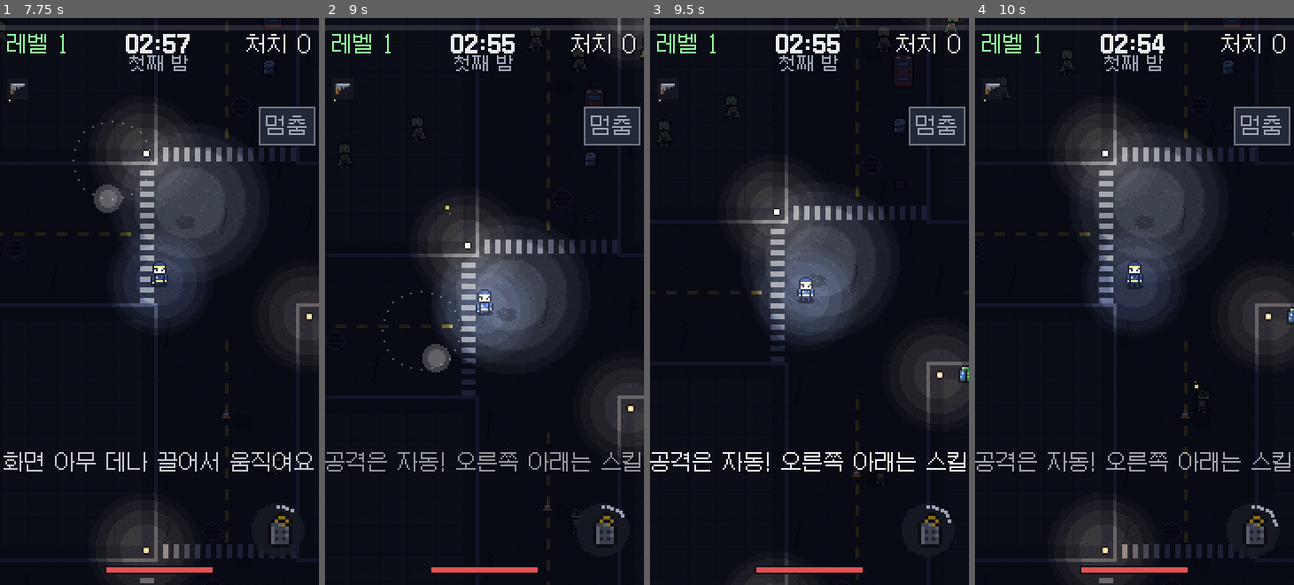
Above: before the commit, frames 1-4 (left to right).
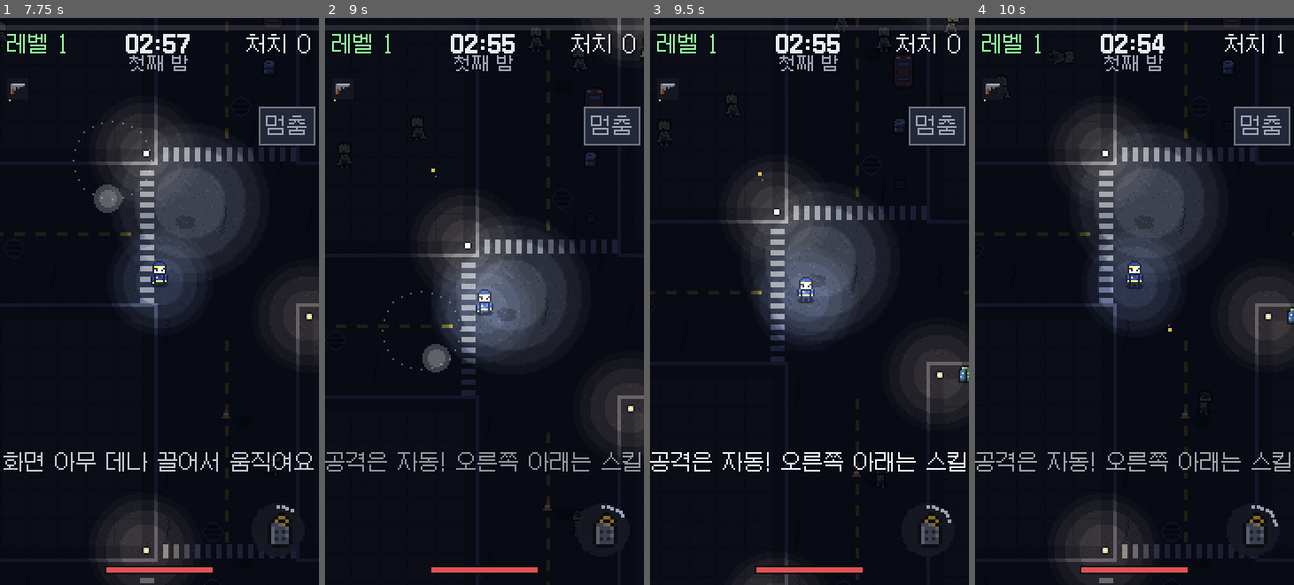
Above: after the commit, the same moments.

Repository: web-interface/zombie-city
Game: Godot game, scene res://scenes/run.tscn
The game is run twice, just before and just after one commit, with the same random seed, the same clock (stepped at 60 frames per second) and the same inputs. This scene is started directly instead of the project's main scene.
Inputs (mouse positions are in pixels of both pictures, inside the frame that each line leads up to):
- Up to frame 1 (7.75 s): click "멈춤" at 0.5 s; click "계속하기" at 1.25 s; tap Enter at 2 s; drag from (277, 528) to (191, 176) at 2.02 s; drag from (95, 329) to (143, 414) at 2.77 s; move the mouse to (191, 176) at 3.52 s; hold Right (ui_right) 3.53-4.25 s; hold Enter 3.53-4.25 s; drag from (143, 414) to (63, 216) at 4.27 s; move the mouse to (255, 386) at 5.02 s; hold Left (ui_left) 5.03-5.75 s; hold Enter 5.03-5.75 s; tap Space at 5.27 s; drag from (63, 216) to (111, 159) at 5.77 s; move the mouse to (175, 301) at 6.52 s; hold Down (ui_down) 6.53-7.25 s; hold Enter 6.53-7.25 s; click (175, 301) at 6.67 s; drag from (111, 159) to (95, 329) at 7.27 s
- Up to frame 2 (9 s): move the mouse to (554, 273) at 8.02 s; hold Up (ui_up) 8.03-8.75 s; hold Enter 8.03-8.75 s; tap Space at 8.27 s; drag from (420, 329) to (468, 414) at 8.77 s
- Up to frame 3 (9.5 s): no input
- Up to frame 4 (10 s): move the mouse to (1166, 176) at 9.52 s; hold Down (ui_down) from 9.53 s (still down); hold Enter from 9.53 s (still down)

Frame 1 is identical in both runs. In frame 2, less than 0.1% of the frame differs, in the area x 33-81%, y 26-92%; in frame 3, less than 0.1%; in frame 4, 0.3%, in the area x 26-98%, y 2-70%.

Commit message:
생존자 세기 맞추기 2~8차 + 문서 16 반영(권총 진화·도끼 한 방·사냥꾼 사냥개)
- 시작 무기 1단계 한 마리 초당 피해 15~20(권총·네일건·석궁 20, 스테이플러 19.6), 근접 도끼 9.2·배트 7.3
- 권총 진화 발 9→6·관통 6→4, 도끼 1단계 한 방 +40%, 사냥꾼 처음부터 사냥개(extra_start_weapons)
- 약한 쪽 올림: 권총·네일건·스테이플러 2단계부터, 석궁 빠르게·꿰뚫기·치명타, 사냥개·던지는 칼·곰 덫, 경찰 전용 무기
- 직장인 고르기 화면 글 줄임, balance_log 에 봇 표(±15%p 는 아직 못 맞춤)

Co-Authored-By: Claude Opus 5.5 <noreply@anthropic.com>

Diff:
--- a/data/skills.json
+++ b/data/skills.json
@@ -134,7 +134,7 @@
   "trap_net": {
     "name": "그물",
     "icon": "icon_trap_net",
-    "cooldown_seconds": 16,
+    "cooldown_seconds": 13,
     "effects": [
       { "type": "radial_stun", "radius": 70, "seconds": 2.5, "damage": 10 }
     ]
--- a/data/survivors.json
+++ b/data/survivors.json
@@ -1,7 +1,7 @@
 {
   "_설명": {
     "파일": "data/survivors.json",
-    "하는 일": "생존자(플레이어 캐릭터)마다 직업 이름(role — 사람 이름은 쓰지 않음)·체력·속 …(61 unchanged characters)…  전용 무기 4개(시작 무기 포함), gear_pool = 전용 장비, hidden_skill = 아주 가끔 나오는 금색 카드의 스킬. 처음부터 …(133 unchanged characters)…
+    "하는 일": "생존자(플레이어 캐릭터)마다 직업 이름(role — 사람 이름은 쓰지 않음)·체력·속 …(61 unchanged characters)…  전용 무기 4개(시작 무기 포함), gear_pool = 전용 장비, extra_start_weapons = 시작 무기 말고 처음부터 주는 무기(사냥꾼 사냥개 — 문서 16), hidden_skill = 아주 가끔 나오는 금색 카드의 스킬. 처음부터 …(133 unchanged characters)…
     "쓰는 곳": "scripts/world/survivor.gd 가 능력치를, scripts/ui/survivor_select.gd 가 고르기 카드를, scripts/systems/card_deck.gd 가 카드 풀·히든 스킬을 이 표로 만든다.",
     "근거 문서": "03 §1 생존자, 04 §2 생존자 모습, 15 부록 B 생존자 10명, 14 §2-1·§2-2·§2-5"
   },
@@ -103,7 +103,7 @@
   },
   "office_worker": {
     "role": "직장인",
-    "intro": "막차 놓치고 회사에 갇힌 7년 차 대리",
+    "intro": "막차 놓친 7년 차 대리",
     "difficulty_stars": 2,
     "max_health": 75,
     "move_speed": 55,
@@ -120,7 +120,7 @@
     "skill": "caffeine_rush",
     "hidden_skill": "hidden_clock_out",
     "outfit": "office_worker",
-    "trait_text": "야근 수당: 이 밤 30초마다 피해 +6% (최대 +36%)",
+    "trait_text": "야근 수당 30초마다 피해 +6% (최대 +36%)",
     "trait": {
       "add": {
         "overtime_bonus_per_step": 0.06,
@@ -181,6 +181,9 @@
     "max_health": 70,
     "move_speed": 60,
     "start_weapon": "crossbow",
+    "extra_start_weapons": [
+      "hunting_dog"
+    ],
     "weapon_pool": [
       "crossbow",
       "bear_trap",
--- a/data/weapons.json
+++ b/data/weapons.json
@@ -60,43 +60,43 @@
       {
         "damage": 12,
         "interval_seconds": 0.6,
-        "range": 110,
+        "range": 120,
         "projectile_count": 1,
         "projectile_speed": 200,
         "pierce": 3,
         "spread_degrees": 8
       },
       {
-        "damage": 12,
+        "damage": 14,
         "interval_seconds": 0.6,
-        "range": 110,
+        "range": 120,
         "projectile_count": 2,
         "projectile_speed": 200,
         "pierce": 3,
         "spread_degrees": 8
       },
       {
-        "damage": 14,
+        "damage": 16,
         "interval_seconds": 0.55,
-        "range": 115,
+        "range": 125,
         "projectile_count": 2,
         "projectile_speed": 210,
         "pierce": 4,
         "spread_degrees": 8
       },
       {
-        "damage": 14,
+        "damage": 18,
         "interval_seconds": 0.55,
-        "range": 115,
+        "range": 125,
         "projectile_count": 3,
         "projectile_speed": 210,
         "pierce": 4,
         "spread_degrees": 10
       },
       {
-        "damage": 17,
+        "damage": 21,
         "interval_seconds": 0.5,
-        "range": 120,
+        "range": 130,
         "projectile_count": 3,
         "projectile_speed": 220,
         "pierce": 5,
@@ -108,14 +108,14 @@
       "gear": "radio",
       "name": "지원 사격 권총",
       "icon": "icon_pistol_evolved",
-      "description": "탄 3배·꿰뚫기·금빛 탄환",
+      "description": "탄 2배·꿰뚫기·금빛 탄환",
       "numbers": {
         "damage": 20,
         "interval_seconds": 0.45,
         "range": 130,
-        "projectile_count": 9,
+        "projectile_count": 6,
         "projectile_speed": 260,
-        "pierce": 6,
+        "pierce": 4,
         "spread_degrees": 34
       }
     }
@@ -129,36 +129,36 @@
     "description": "가까운 좀비 쪽을 넓게 휘두른다",
     "levels": [
       {
-        "damage": 13.5,
-        "interval_seconds": 1.43,
+        "damage": 14.7,
+        "interval_seconds": 1.6,
         "radius": 22,
         "knockback": 6,
         "both_sides": false
       },
       {
         "damage": 15.5,
-        "interval_seconds": 1.43,
+        "interval_seconds": 1.55,
         "radius": 24,
         "knockback": 7,
         "both_sides": false
       },
       {
-        "damage": 17.5,
-        "interval_seconds": 1.37,
+        "damage": 16.5,
+        "interval_seconds": 1.5,
         "radius": 24,
         "knockback": 8,
         "both_sides": false
       },
       {
-        "damage": 18.5,
-        "interval_seconds": 1.3,
+        "damage": 17,
+        "interval_seconds": 1.42,
         "radius": 27,
         "knockback": 9,
         "both_sides": false
       },
       {
-        "damage": 21,
-        "interval_seconds": 1.23,
+        "damage": 19,
+        "interval_seconds": 1.35,
         "radius": 27,
         "knockback": 10,
         "both_sides": true
@@ -196,43 +196,43 @@
         "range": 100,
         "projectile_count": 1,
         "projectile_speed": 230,
-        "pierce": 2,
+        "pierce": 3,
         "spread_degrees": 0
       },
       {
-        "damage": 8.5,
+        "damage": 9.5,
         "interval_seconds": 0.33,
         "range": 100,
         "projectile_count": 1,
         "projectile_speed": 230,
-        "pierce": 3,
+        "pierce": 4,
         "spread_degrees": 0
       },
       {
-        "damage": 9.5,
+        "damage": 11,
         "interval_seconds": 0.3,
         "range": 105,
         "projectile_count": 1,
         "projectile_speed": 240,
-        "pierce": 3,
+        "pierce": 4,
         "spread_degrees": 0
       },
       {
-        "damage": 9.5,
+        "damage": 11,
         "interval_seconds": 0.3,
         "range": 105,
         "projectile_count": 2,
         "projectile_speed": 240,
-        "pierce": 4,
+        "pierce": 5,
         "spread_degrees": 6
       },
       {
-        "damage": 11,
+        "damage": 12.5,
         "interval_seconds": 0.26,
         "range": 110,
         "projectile_count": 2,
         "projectile_speed": 250,
-        "pierce": 4,
+        "pierce": 5,
         "spread_degrees": 6
       }
     ],
@@ -409,7 +409,7 @@
     "description": "번개가 좀비 사이를 튀며 감전·기절",
     "levels": [
       {
-        "damage": 9,
+        "damage": 10.8,
         "interval_seconds": 1.3,
         "range": 90,
         "chain_count": 3,
@@ -417,7 +417,7 @@
         "stun_seconds": 0.3
       },
       {
-        "damage": 10,
+        "damage": 12.0,
         "interval_seconds": 1.25,
         "range": 95,
         "chain_count": 4,
@@ -425,7 +425,7 @@
         "stun_seconds": 0.3
       },
       {
-        "damage": 12,
+        "damage": 14.4,
         "interval_seconds": 1.2,
         "range": 100,
         "chain_count": 5,
@@ -433,7 +433,7 @@
         "stun_seconds": 0.4
       },
       {
-        "damage": 13,
+        "damage": 15.6,
         "interval_seconds": 1.1,
         "range": 105,
         "chain_count": 6,
@@ -441,7 +441,7 @@
         "stun_seconds": 0.4
       },
       {
-        "damage": 15,
+        "damage": 18.0,
         "interval_seconds": 1.0,
         "range": 110,
         "chain_count": 7,
@@ -483,7 +483,7 @@
         "throw_count": 1,
         "radius": 18,
         "zone_seconds": 3,
-        "damage_per_second": 6,
+        "damage_per_second": 7.2,
         "impact_damage": 0,
         "slow_ratio": 0.55,
         "stun_seconds": 0
@@ -494,7 +494,7 @@
         "throw_count": 1,
         "radius": 20,
         "zone_seconds": 3.5,
-        "damage_per_second": 7,
+        "damage_per_second": 8.4,
         "impact_damage": 0,
         "slow_ratio": 0.5,
         "stun_seconds": 0
@@ -505,7 +505,7 @@
         "throw_count": 2,
         "radius": 22,
         "zone_seconds": 3.5,
-        "damage_per_second": 8,
+        "damage_per_second": 9.6,
         "impact_damage": 0,
         "slow_ratio": 0.5,
         "stun_seconds": 0
@@ -516,7 +516,7 @@
         "throw_count": 2,
         "radius": 24,
         "zone_seconds": 4,
-        "damage_per_second": 9,
+        "damage_per_second": 10.8,
         "impact_damage": 0,
         "slow_ratio": 0.45,
         "stun_seconds": 0
@@ -527,7 +527,7 @@
         "throw_count": 2,
         "radius": 26,
         "zone_seconds": 4.5,
-        "damage_per_second": 11,
+        "damage_per_second": 13.2,
         "impact_damage": 0,
         "slow_ratio": 0.4,
         "stun_seconds": 0
@@ -564,35 +564,35 @@
       {
         "interval_seconds": 2.2,
         "radius": 40,
-        "damage": 8,
+        "damage": 9.6,
         "knockback": 14,
         "stun_seconds": 0.4
       },
       {
         "interval_seconds": 2.1,
         "radius": 44,
-        "damage": 9,
+        "damage": 10.8,
         "knockback": 15,
         "stun_seconds": 0.4
       },
       {
         "interval_seconds": 2.0,
         "radius": 48,
-        "damage": 11,
+        "damage": 13.2,
         "knockback": 16,
         "stun_seconds": 0.5
       },
       {
         "interval_seconds": 1.9,
         "radius": 52,
-        "damage": 12,
+        "damage": 14.4,
         "knockback": 18,
         "stun_seconds": 0.5
       },
       {
         "interval_seconds": 1.7,
         "radius": 56,
-        "damage": 14,
+        "damage": 16.8,
         "knockback": 20,
         "stun_seconds": 0.6
       }
@@ -855,7 +855,7 @@
     "description": "맞으면 다음 좀비로 튕긴다",
     "levels": [
       {
-        "damage": 14,
+        "damage": 15.1,
         "interval_seconds": 1.1,
         "range": 100,
         "projectile_count": 1,
@@ -867,7 +867,7 @@
         "bounce_range": 50
       },
       {
-        "damage": 16,
+        "damage": 17.3,
         "interval_seconds": 1.05,
         "range": 100,
         "projectile_count": 1,
@@ -879,7 +879,7 @@
         "bounce_range": 50
       },
       {
-        "damage": 18,
+        "damage": 19.4,
         "interval_seconds": 1.0,
         "range": 100,
         "projectile_count": 1,
@@ -891,7 +891,7 @@
         "bounce_range": 50
       },
       {
-        "damage": 20,
+        "damage": 21.6,
         "interval_seconds": 0.95,
         "range": 100,
         "projectile_count": 2,
@@ -903,7 +903,7 @@
         "bounce_range": 50
       },
       {
-        "damage": 23,
+        "damage": 24.8,
         "interval_seconds": 0.9,
         "range": 100,
         "projectile_count": 2,
@@ -1042,7 +1042,7 @@
         "radius": 16,
         "zone_seconds": 0,
         "damage_per_second": 0,
-        "impact_damage": 16,
+        "impact_damage": 17.3,
         "slow_ratio": 1.0,
         "stun_seconds": 0,
         "drone_count": 1
@@ -1054,7 +1054,7 @@
         "radius": 17,
         "zone_seconds": 0,
         "damage_per_second": 0,
-        "impact_damage": 18,
+        "impact_damage": 19.4,
         "slow_ratio": 1.0,
         "stun_seconds": 0,
         "drone_count": 1
@@ -1066,7 +1066,7 @@
         "radius": 18,
         "zone_seconds": 0,
         "damage_per_second": 0,
-        "impact_damage": 21,
+        "impact_damage": 22.7,
         "slow_ratio": 1.0,
         "stun_seconds": 0,
         "drone_count": 1
@@ -1078,7 +1078,7 @@
         "radius": 20,
         "zone_seconds": 0,
         "damage_per_second": 0,
-        "impact_damage": 24,
+        "impact_damage": 25.9,
         "slow_ratio": 1.0,
         "stun_seconds": 0,
         "drone_count": 1
@@ -1090,7 +1090,7 @@
         "radius": 22,
         "zone_seconds": 0,
         "damage_per_second": 0,
-        "impact_damage": 28,
+        "impact_damage": 30.2,
         "slow_ratio": 1.0,
         "stun_seconds": 0,
         "drone_count": 1
@@ -1134,7 +1134,7 @@
         "spread_degrees": 4
       },
       {
-        "damage": 6,
+        "damage": 6.5,
         "interval_seconds": 0.26,
         "range": 95,
         "projectile_count": 1,
@@ -1143,7 +1143,7 @@
         "spread_degrees": 4
       },
       {
-        "damage": 6.5,
+        "damage": 7,
         "interval_seconds": 0.25,
         "range": 100,
         "projectile_count": 2,
@@ -1152,7 +1152,7 @@
         "spread_degrees": 8
       },
       {
-        "damage": 7,
+        "damage": 7.5,
         "interval_seconds": 0.23,
         "range": 100,
         "projectile_count": 2,
@@ -1161,7 +1161,7 @@
         "spread_degrees": 8
       },
       {
-        "damage": 8,
+        "damage": 8.5,
         "interval_seconds": 0.2,
         "range": 105,
         "projectile_count": 3,
@@ -1492,42 +1492,42 @@
     "description": "넓게 휘둘러 멀리 날려 버린다",
     "levels": [
       {
-        "damage": 10.5,
+        "damage": 9.5,
         "interval_seconds": 1.3,
         "radius": 22,
+        "knockback": 16,
+        "both_sides": false,
+        "stun_seconds": 0
+      },
+      {
+        "damage": 11,
+        "interval_seconds": 1.25,
+        "radius": 23,
+        "knockback": 19,
+        "both_sides": false,
+        "stun_seconds": 0
+      },
+      {
+        "damage": 13,
+        "interval_seconds": 1.2,
+        "radius": 24,
         "knockback": 22,
         "both_sides": false,
         "stun_seconds": 0
       },
       {
-        "damage": 12.0,
-        "interval_seconds": 1.25,
-        "radius": 23,
+        "damage": 14.5,
+        "interval_seconds": 1.12,
+        "radius": 26,
         "knockback": 25,
         "both_sides": false,
         "stun_seconds": 0
       },
       {
-        "damage": 14.0,
-        "interval_seconds": 1.2,
-        "radius": 24,
-        "knockback": 28,
-        "both_sides": false,
-        "stun_seconds": 0
-      },
-      {
-        "damage": 15.5,
-        "interval_seconds": 1.12,
-        "radius": 26,
-        "knockback": 31,
-        "both_sides": false,
-        "stun_seconds": 0
-      },
-      {
-        "damage": 18.5,
+        "damage": 17.5,
         "interval_seconds": 1.05,
         "radius": 28,
-        "knockback": 34,
+        "knockback": 28,
         "both_sides": true,
         "stun_seconds": 0
       }
@@ -1810,54 +1810,59 @@
     "description": "느리지만 일직선으로 여러 마리를 꿰뚫는다",
     "levels": [
       {
-        "damage": 18,
+        "damage": 19,
         "interval_seconds": 0.95,
         "range": 150,
         "projectile_count": 1,
-        "projectile_speed": 260,
-        "pierce": 6,
+        "projectile_speed": 320,
+        "pierce": 8,
         "spread_degrees": 6,
-        "knockback": 4
-      },
-      {
-        "damage": 21,
+        "knockback": 4,
+        "extra_crit_chance": 0.15
+      },
+      {
+        "damage": 23,
         "interval_seconds": 0.92,
         "range": 155,
         "projectile_count": 1,
-        "projectile_speed": 270,
-        "pierce": 7,
+        "projectile_speed": 330,
+        "pierce": 9,
         "spread_degrees": 6,
-        "knockback": 4
-      },
-      {
-        "damage": 24,
+        "knockback": 4,
+        "extra_crit_chance": 0.15
+      },
+      {
+        "damage": 27,
         "interval_seconds": 0.86,
         "range": 160,
         "projectile_count": 1,
-        "projectile_speed": 280,
-        "pierce": 8,
+        "projectile_speed": 340,
+        "pierce": 10,
         "spread_degrees": 6,
-        "knockback": 4
-      },
-      {
-        "damage": 27,
+        "knockback": 4,
+        "extra_crit_chance": 0.15
+      },
+      {
+        "damage": 31,
         "interval_seconds": 0.82,
         "range": 165,
         "projectile_count": 2,
-        "projectile_speed": 290,
-        "pierce": 9,
+        "projectile_speed": 350,
+        "pierce": 11,
         "spread_degrees": 6,
-        "knockback": 4
-      },
-      {
-        "damage": 30,
+        "knockback": 4,
+        "extra_crit_chance": 0.15
+      },
+      {
+        "damage": 35,
         "interval_seconds": 0.76,
         "range": 170,
         "projectile_count": 2,
-        "projectile_speed": 300,
-        "pierce": 10,
+        "projectile_speed": 360,
+        "pierce": 12,
         "spread_degrees": 6,
-        "knockback": 4
+        "knockback": 4,
+        "extra_crit_chance": 0.15
       }
     ],
     "evolution": {
@@ -1896,7 +1901,7 @@
         "radius": 7,
         "zone_seconds": 10,
         "damage_per_second": 0,
-        "impact_damage": 40,
+        "impact_damage": 48.0,
         "slow_ratio": 1.0,
         "stun_seconds": 1.5,
         "trap_blast_radius": 0
@@ -1908,7 +1913,7 @@
         "radius": 7,
         "zone_seconds": 10,
         "damage_per_second": 0,
-        "impact_damage": 46,
+        "impact_damage": 55.2,
         "slow_ratio": 1.0,
         "stun_seconds": 1.7,
         "trap_blast_radius": 0
@@ -1920,7 +1925,7 @@
         "radius": 8,
         "zone_seconds": 10,
         "damage_per_second": 0,
-        "impact_damage": 52,
+        "impact_damage": 62.4,
         "slow_ratio": 1.0,
         "stun_seconds": 2.0,
         "trap_blast_radius": 0
@@ -1932,7 +1937,7 @@
         "radius": 8,
         "zone_seconds": 10,
         "damage_per_second": 0,
-        "impact_damage": 60,
+        "impact_damage": 72.0,
         "slow_ratio": 1.0,
         "stun_seconds": 2.2,
         "trap_blast_radius": 0
@@ -1944,7 +1949,7 @@
         "radius": 9,
         "zone_seconds": 10,
         "damage_per_second": 0,
-        "impact_damage": 70,
+        "impact_damage": 84.0,
         "slow_ratio": 1.0,
         "stun_seconds": 2.5,
         "trap_blast_radius": 0
@@ -1981,40 +1986,40 @@
     "description": "곁을 돌며 무는 개",
     "levels": [
       {
-        "damage": 9,
-        "drone_count": 1,
+        "damage": 12,
+        "drone_count": 2,
         "radius": 20,
         "hit_interval_seconds": 0.5,
         "spin_speed": 2.6,
         "knockback": 3
       },
       {
-        "damage": 10,
-        "drone_count": 1,
+        "damage": 14,
+        "drone_count": 2,
         "radius": 22,
         "hit_interval_seconds": 0.45,
         "spin_speed": 2.7,
         "knockback": 3
       },
       {
-        "damage": 12,
-        "drone_count": 2,
+        "damage": 16,
+        "drone_count": 3,
         "radius": 23,
         "hit_interval_seconds": 0.45,
         "spin_speed": 2.8,
         "knockback": 3
       },
       {
-        "damage": 14,
-        "drone_count": 2,
+        "damage": 18,
+        "drone_count": 3,
         "radius": 24,
         "hit_interval_seconds": 0.4,
         "spin_speed": 2.9,
         "knockback": 3
       },
       {
-        "damage": 16,
-        "drone_count": 3,
+        "damage": 21,
+        "drone_count": 4,
         "radius": 26,
         "hit_interval_seconds": 0.35,
         "spin_speed": 3.0,
@@ -2048,7 +2053,7 @@
     "description": "칼 여러 자루를 부채꼴로",
     "levels": [
       {
-        "damage": 9,
+        "damage": 11.2,
         "interval_seconds": 0.9,
         "range": 90,
         "projectile_count": 3,
@@ -2058,7 +2063,7 @@
         "knockback": 2
       },
       {
-        "damage": 10,
+        "damage": 12.5,
         "interval_seconds": 0.85,
         "range": 92,
         "projectile_count": 4,
@@ -2068,7 +2073,7 @@
         "knockback": 2
       },
       {
-        "damage": 11,
+        "damage": 13.8,
         "interval_seconds": 0.8,
         "range": 95,
         "projectile_count": 4,
@@ -2078,7 +2083,7 @@
         "knockback": 2
       },
       {
-        "damage": 12,
+        "damage": 15.0,
         "interval_seconds": 0.75,
         "range": 98,
         "projectile_count": 5,
@@ -2088,7 +2093,7 @@
         "knockback": 2
       },
       {
-        "damage": 14,
+        "damage": 17.5,
         "interval_seconds": 0.7,
         "range": 100,
         "projectile_count": 6,
@@ -2121,5 +2126,5 @@
   "_묶음2_근거": "무기·카드 담당(2026-11-07): 문서 14 §2-2·§2-4 대로 새 무기 13개·진화 19개. 처음 값은 지금 무기(권총 1단계 초당 20 피해)와 비슷한 세기로 잡음 — 난이도 테스터가 맞춘다.",
   "_새_생존자_근거": "무기·카드 담당(2026-11-07): 문서 14 §3-1 야구선수·사냥꾼 전용 무기 8개·진화 8개. 처음 값은 지금 무기와 비슷한 세기. 던지는 칼 진화 짝은 문서엔 '배팅 장갑'인데 야구선수 전용 장비라 사냥꾼은 얻을 수 없어 사냥꾼 전용 '위장 망토'로 바꿈 (09 결정).",
   "_직장인_근거": "생존자 담당(2026-11-07 저녁, 문서 15 부록 B): 간호사 무기 4개를 빼고 직장인 무기 4개 — 스테이플러(투사체, 1단계 초당 17.9)·서류 폭풍(도는 것)·결재 도장(원형 파동 + 기절)·노트북 던지기(떨어진 곳 폭발). 공격 방식은 기존 것을 다시 씀. 내 무기 색은 흰색·하늘색·노랑(문서 15 §7-1).",
-  "_생존자_고르기_근거": "생존자 담당(2026-11-07 저녁, 문서 15 §8·부록 B): 시작 무기 1단계 한 마리 초당 피해를 15~20 으로 맞추고(권총 20·네일건 20·석궁 18.9·스테이플러 19.6), 근접(도끼 9.4·배트 8.1)은 여러 마리를 쳐서 낮게. 보통 봇 첫째 밤 생존률 차이를 줄이려 약한 쪽(권총 꿰뚫기·석궁 빠르게·도끼 피해)을 올리고 가장 센 배트만 조금 내림. docs/balance_log.md"
+  "_생존자_고르기_근거": "생존자 담당(2026-11-07 저녁, 문서 15 §8·부록 B·문서 16): 시작 무기 1단계 한 마리 초당 피해를 15~20 으로(권총 20·네일건 20·석궁 20·스테이플러 19.6), 근접은 여러 마리를 쳐서 낮게(도끼 9.2·배트 7.3). 약한 쪽(권총·네일건·스테이플러 2단계부터, 석궁 빠르게·꿰뚫기·치명타, 사냥개 2마리·던지는 칼, 도끼 한 방 +40%)을 올리고 가장 센 배트만 조금 내림. 권총 진화는 발 9→6·관통 6→4. 표는 docs/balance_log.md"
 }
--- a/scripts/run/run.gd
+++ b/scripts/run/run.gd
@@ -39,6 +39,8 @@
 	_survivor.setup(SceneRouter.selected_survivor_id)
 	var survivor_info := GameData.entry("survivors", _survivor.survivor_id)
 	_rack.add_weapon(String(survivor_info["start_weapon"]))
+	for weapon_id: String in survivor_info.get("extra_start_weapons", []):   # 사냥꾼은 사냥개도 처음부터 (문서 16 — 설치 전엔 약해서)
+		_rack.add_weapon(weapon_id)
 	_skill_runner.setup(context, String(survivor_info["skill"]))
 	_level_up.setup(context, _rack)
 	_promotion.setup(context, _skill_runner)
Not shown, changed: docs/03_시스템_수치.md
Not shown, changed: docs/04_콘텐츠_주제.md
Not shown, changed: docs/balance_log.md
